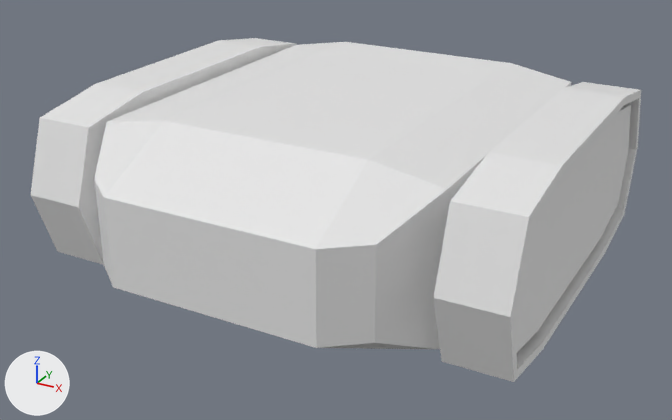
The FBX model Assets/Models/tank.fbx: old version first, new version second.
Before and after are seen from a 50 mm camera at (4.87, -9.3, 4.06) aimed at (-0.12, -0.24, -0.47). The lights are fixed; the arrows at lower left show +X, +Y and +Z.
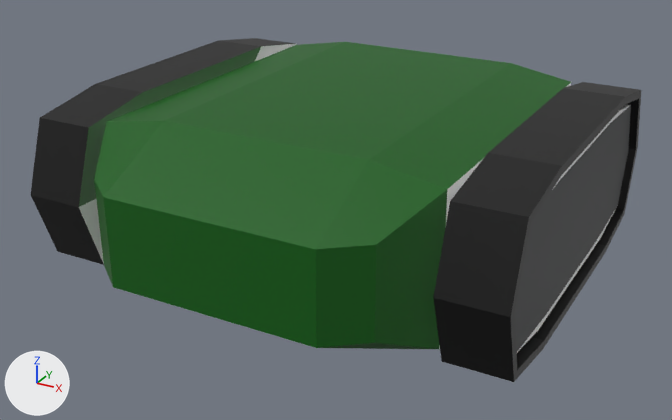
Commit message: painting tank

The edits, one by one:
Material 'khaki' (mat_khaki) is new.
Its base color is (0.00484, 0.00783, 0.0095) (black #0f1619).
Material 'black' (mat_black) is new.
Its base color is (0.0, 0.0, 0.0) (black #000000).
Material 'Green' (mat_green) is new.
Its base color is (0.0, 0.109, 0.00159) (dark green #005d05).
me_cube_001 has 340 vertices, 338 faces and spans x -2.82..2.82, y -3.0..3.0, z -1.25..1.0.
me_cube_001 is used by ob_cube; location (0.0, 0.0, 0.0).
me_cube_001 part 1: 70 of the faces centred in x -1.81..2.1, y 0.0..3.0, z -1.25..1.0 switch from mat_material (white #e7e7e7) to mat_green (dark green #005d05).
me_cube_001 part 2: 66 of the faces centred in x -2.1..1.81, y -3.0..-0.78, z -1.12..1.0 switch from mat_material (white #e7e7e7) to mat_green (dark green #005d05).
me_cube_001 part 3: 8 of the faces centred in x -2.1..2.1, y 0.0, z 0.86..1.0 switch from mat_material (white #e7e7e7) to mat_green (dark green #005d05).
me_cube_001 part 4: 21 of the faces centred in x -2.82..-2.41, y 0.0..2.32, z -0.99..0.99 switch from mat_material (white #e7e7e7) to mat_black (black #000000).
me_cube_001 part 5: 18 of the faces centred in x 2.46..2.82, y 0.0..2.32, z -0.99..0.99 switch from mat_material (white #e7e7e7) to mat_black (black #000000).
me_cube_001 part 6: 14 of the faces centred in x -2.82..-2.41, y -2.32..-1.63, z -0.91..0.91 switch from mat_material (white #e7e7e7) to mat_black (black #000000).
me_cube_001 part 7: 13 of the faces centred in x 2.46..2.82, y -2.32..-1.63, z -0.91..0.91 switch from mat_material (white #e7e7e7) to mat_black (black #000000).
me_cube_001 part 8: all 6 faces centred in x 2.75, y 0.0..1.94, z -0.37..0.37 switch from mat_material (white #e7e7e7) to mat_khaki (black #0f1619).
me_cube_001 part 9: all 4 faces centred in x 2.75, y -1.94..-1.37, z -0.36..0.36 switch from mat_material (white #e7e7e7) to mat_khaki (black #0f1619).

Changed parts and their boxes (x1, y1, x2, y2) in the pictures (672 x 420 px):
part 1 of me_cube_001, recoloured (white to green)
    both: (260, 42, 571, 102)
part 2 of me_cube_001, recoloured (white to green)
    both: (79, 92, 486, 349)
part 3 of me_cube_001, recoloured (white to green)
    both: (143, 47, 546, 155)
part 4 of me_cube_001, recoloured (white to black)
    both: (96, 38, 296, 92)
part 5 of me_cube_001, recoloured (white to black)
    both: (488, 82, 641, 349)
part 6 of me_cube_001, recoloured (white to black)
    both: (31, 84, 142, 265)
part 7 of me_cube_001, recoloured (white to black)
    both: (433, 153, 562, 382)
part 8 of me_cube_001, recoloured
    both: (546, 106, 631, 314)
part 9 of me_cube_001, recoloured (white to black)
    both: (515, 181, 560, 352)
